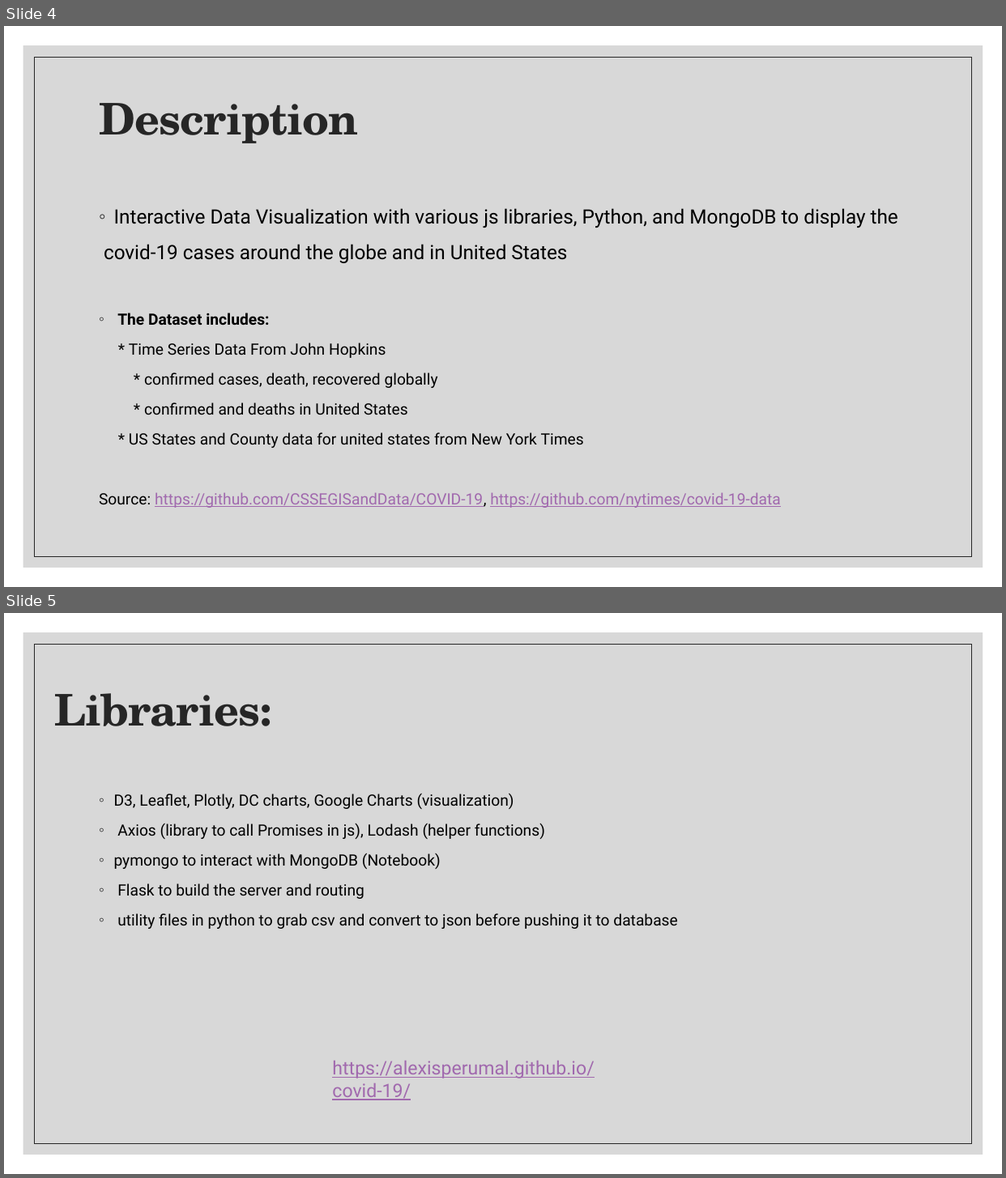
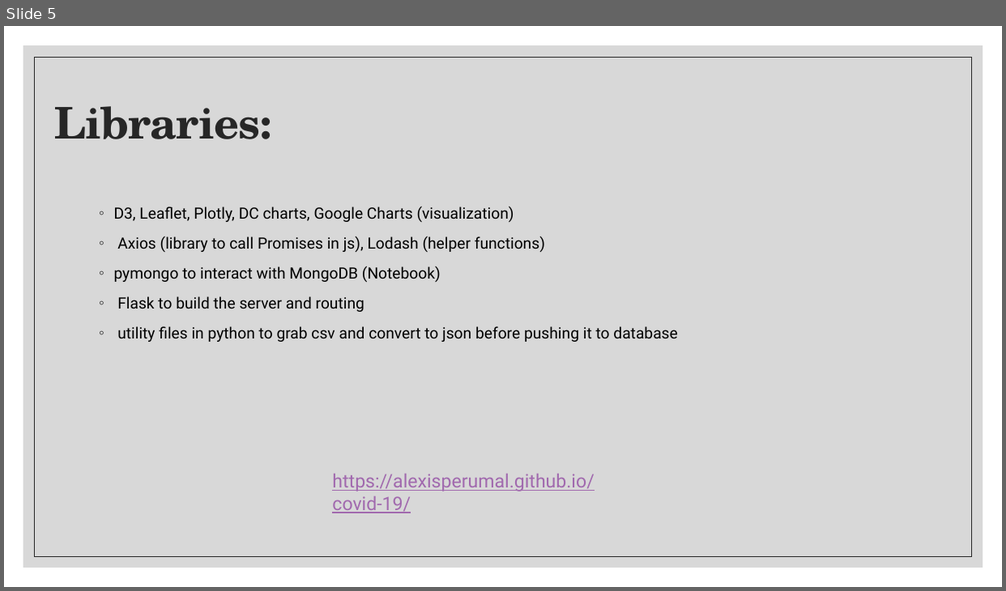
Before and after one commit to alexisperumal/covid-19, a slide deck: Presentation/Project 1 Presentation.pptx. Shown one above the other, each under a label of ours: slides 4 and 5 before the commit, slide 5 after it. The pictures are 1006x1178 and 1006x591 pixels, drawn with LibreOffice and Linux fonts; fonts in the diff are those of the drawing. Boxes give left, top, right and bottom in pixels: in the first picture for what was removed or moved away, otherwise in the second. Text is boxed around its words. In the diff, an @@ line names an element or a change of style, - is before the commit and + after.

```diff
--- a/Presentation/Project 1 Presentation.pptx
+++ b/Presentation/Project 1 Presentation.pptx
@@ slide 4 removed at <box>4,26,1002,587</box>, background #FFFFFF; not listed: 2 template elements that a slide beside it also shows @@
@@ title removed at <box>99,103,358,143</box> @@
-Description
@@ text removed at <box>99,208,898,508</box> @@
-◦ Interactive Data Visualization with various js libraries, Python, and MongoDB to display the
-covid-19 cases around the globe and in United States
-◦ The Dataset includes:
-* Time Series Data From John Hopkins
-* confirmed cases, death, recovered globally
-* confirmed and deaths in United States
-* US States and County data for united states from New York Times
-Source: https://github.com/CSSEGISandData/COVID-19, https://github.com/nytimes/covid-19-data
```
Also in this commit, not shown: 1 slide changed, 4 slides added, 3 other slides removed.
